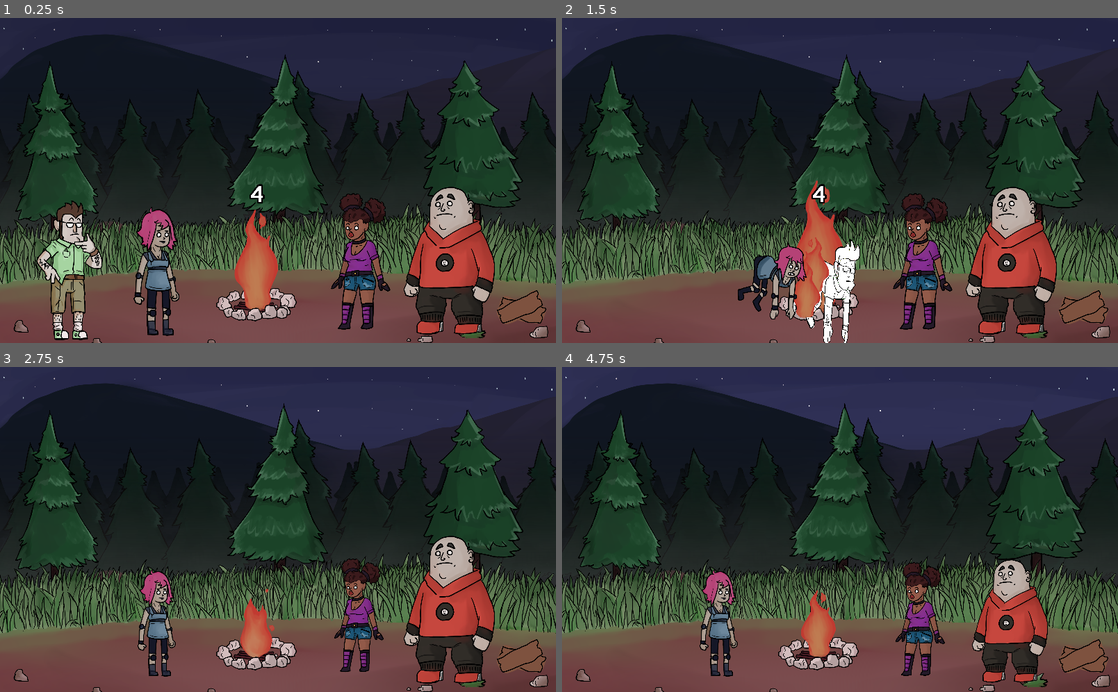
Above: before the commit, frames 1-4 (two rows, left to right).
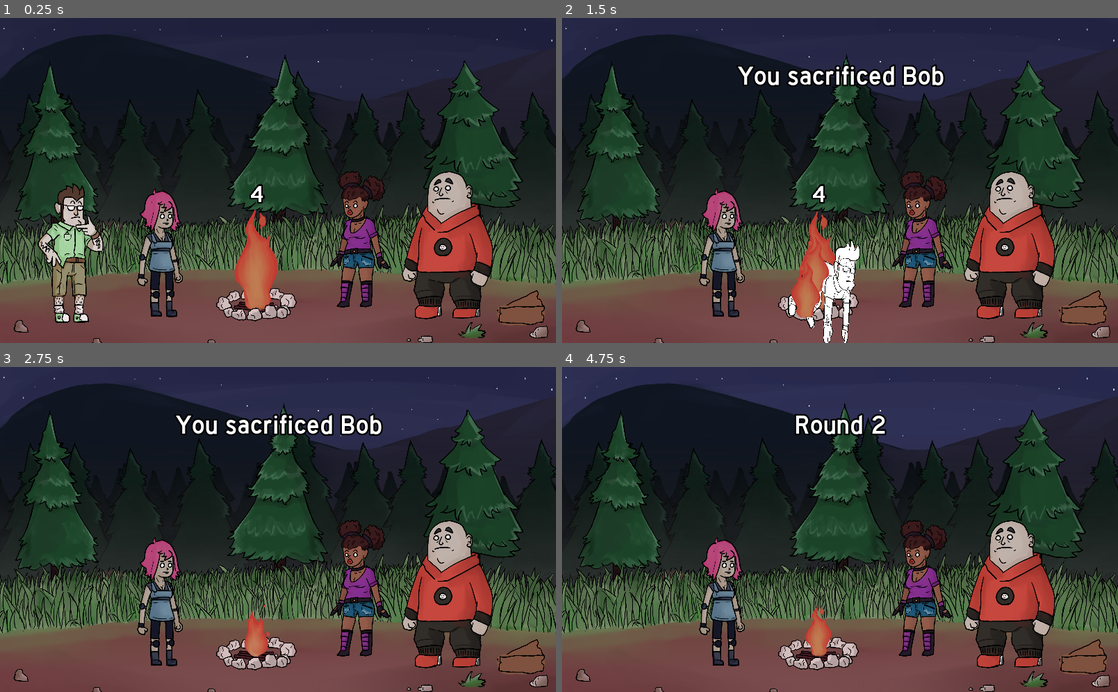
Above: after the commit, the same moments.

Repository: Hairic95/LD-46-project
Game: Godot game, scene res://Src/Scenes/GameScene.tscn
Two runs of this game, one before a commit and one after it. Both use one fixed random seed, a clock stepped at 60 frames per second and the inputs below. This scene is started directly instead of the project's main scene.
Inputs (mouse positions are in pixels of both pictures, inside the frame that each line leads up to):
- Up to frame 1 (0.25 s): no input
- Up to frame 2 (1.5 s): drag from (628, 271) to (817, 268) at 0.52 s; drag from (717, 261) to (917, 255) at 1.27 s
- Up to frame 3 (2.75 s): click (355, 604) at 2.17 s
- Up to frame 4 (4.75 s): drag from (1012, 607) to (717, 614) at 2.77 s; move the mouse to (1006, 578) at 3.52 s; click (1006, 578) at 3.67 s; drag from (673, 480) to (717, 614) at 4.27 s

The runs differ from the first frame. In frame 1, 12% of the frame differs, in the area x 6-99%, y 47-100%; in frame 2, 12%, in the area x 24-99%, y 14-100%; in frame 3, 11%; in frame 4, 11%.

Commit message:
rounds

Diff:
--- a/Src/Autoloads/GLOBALS.gd
+++ b/Src/Autoloads/GLOBALS.gd
@@ -4,9 +4,20 @@
 
 var menu_visible = true
 var game_started = false
+var can_control = true
+var game_over = false
 
 # The node of current GameScene.tscn
 var game_scene
 
+# round notifier
+var NOTIFICATIONS
+
 signal game_over
 signal on_collect_wood(character, amount)
+signal on_dispense_wood(amount)
+signal update_fire(amount)
+signal on_sacrifice_music(is_playing)
+signal on_sacrifice(character)
+signal on_game_over
+signal on_round_end
--- a/Src/Entities/Campfire.gd
+++ b/Src/Entities/Campfire.gd
@@ -1,9 +1,13 @@
 extends Node2D
 
-var fire_hp = 4
+var fire_hp = 5
 
 func update_fire(new_hp):
 	fire_hp = new_hp
+
+	if fire_hp > 5:
+		fire_hp = 5
+
 	$FIRE.scale = Vector2(new_hp * 0.25, new_hp * 0.25)
 
 	if fire_hp > 2.0:
@@ -20,11 +24,15 @@
 		# TODO: darkness
 
 		# game over
-		GLOBALS.emit_signal("game_over")
+		GLOBALS.emit_signal("on_game_over")
 
 func _ready():
 	$FIRE/Sprite/Anim.play("Fire")
+	GLOBALS.connect("update_fire", self, "do_update_fire")
 	update_fire(4)
+
+func do_update_fire(amount):
+	update_fire(fire_hp + amount)
 
 func show_label():
 	$CanvasLayer/Label.text = str(fire_hp)
--- a/Src/Entities/Character.gd
+++ b/Src/Entities/Character.gd
@@ -20,6 +20,10 @@
 signal is_put_on_fire(self_instance)
 signal is_sent_on_forest(self_instance)
 
+var MUMBLE_LOWER_CAP = 5.0
+var MUBMLE_UPPER_CAP = 20.0
+var next_mumble_timeout = rand_range(MUMBLE_LOWER_CAP, MUBMLE_UPPER_CAP)
+
 func _ready():
 	$Sprite.material = $Sprite.material.duplicate(true)
 	$Scream.connect("finished", self, "on_scream_finished")
@@ -30,6 +34,13 @@
 		$Sprite.texture = load(str("res://Textures/char_dragged_", character_name.to_lower(), ".png"))
 	else:
 		$Sprite.texture = load(str("res://Textures/char_idle_", character_name.to_lower(), ".png"))
+
+func _process(delta):
+	next_mumble_timeout -= delta
+
+	if next_mumble_timeout <= 0.0:
+		play_mumble()
+		next_mumble_timeout = rand_range(MUMBLE_LOWER_CAP, MUBMLE_UPPER_CAP)
 
 func _physics_process(delta):
 	if can_be_dragged:
@@ -44,6 +55,8 @@
 		get_parent().queue_free()
 
 func _input(ev):
+	if !GLOBALS.can_control: return
+
 	if ev is InputEventMouseButton:
 		if can_be_dragged:
 			if is_mouse_over and ev.button_index == BUTTON_LEFT:
@@ -71,12 +84,16 @@
 
 func _on_CheckArea_area_entered(area):
 	if area.is_in_group("Campfire"):
+		$SacrificeMusic.play()
+		GLOBALS.emit_signal("on_sacrifice_music", true)
 		is_on_fire = true
 	if area.is_in_group("Forest"):
 		is_on_forest = true
 
 func _on_CheckArea_area_exited(area):
 	if area.is_in_group("Campfire"):
+		$SacrificeMusic.stop()
+		GLOBALS.emit_signal("on_sacrifice_music", false)
 		is_on_fire = false
 	if area.is_in_group("Forest"):
 		is_on_forest = false
@@ -96,13 +113,24 @@
 	if is_female:
 		$Scream.stream = load("res://SoundEffects/Screams/female_" + str(sound_index) + "-scream_" + str(randi()%4+1) + ".wav")
 	else:
-		var sample_count = 1
 		if sound_index == 1:
 			$Scream.stream = load("res://SoundEffects/Screams/male_" + str(sound_index) + "-scream_" + str(randi()%4+1) + ".wav")
 		else:
 			$Scream.stream = load("res://SoundEffects/Screams/male_2-scream_1.wav")
+	$Sizzle.stream = load("res://SoundEffects/Sizzle/sizzle-0" + str(randi()%3+1) + ".ogg")
+	$Sizzle.play()
 	$Scream.play()
 	$AnimationPlayer.play("sacrifice")
 
 func on_scream_finished():
 	death_sound_played = true
+
+func play_mumble():
+	if is_female:
+		$Mumble.stream = load("res://SoundEffects/Mumbles/female_" + str(sound_index) + "-mumble_" + str(randi()%4+1) + ".wav")
+	else:
+		if sound_index == 1:
+			$Mumble.stream = load("res://SoundEffects/Mumbles/male_" + str(sound_index) + "-mumble_" + str(randi()%4+1) + ".wav")
+		else:
+			$Mumble.stream = load("res://SoundEffects/Mumbles/male_" + str(sound_index) + "-mumble_" + str(randi()%6+1) + ".wav")
+	$Mumble.play()
--- a/Src/Entities/Character.tscn
+++ b/Src/Entities/Character.tscn
@@ -1,8 +1,9 @@
-[gd_scene load_steps=11 format=2]
+[gd_scene load_steps=12 format=2]
 
 [ext_resource path="res://Textures/char_idle_bob.png" type="Texture" id=1]
 [ext_resource path="res://Src/Entities/Character.gd" type="Script" id=2]
 [ext_resource path="res://Src/Scenes/FIRE.tscn" type="PackedScene" id=3]
+[ext_resource path="res://Music/sacrifice_drum_loop.ogg" type="AudioStream" id=4]
 
 [sub_resource type="Shader" id=1]
 code = "shader_type canvas_item;
@@ -182,6 +183,8 @@
 
 [node name="Scream" type="AudioStreamPlayer2D" parent="."]
 
+[node name="Sizzle" type="AudioStreamPlayer" parent="."]
+
 [node name="FIRE" type="Node2D" parent="."]
 visible = false
 script = SubResource( 7 )
@@ -191,6 +194,11 @@
 
 [node name="Sprite2" parent="FIRE" instance=ExtResource( 3 )]
 position = Vector2( 26.888, 337.026 )
+
+[node name="SacrificeMusic" type="AudioStreamPlayer" parent="."]
+stream = ExtResource( 4 )
+
+[node name="Mumble" type="AudioStreamPlayer" parent="."]
 [connection signal="mouse_entered" from="MouseArea" to="." method="_on_MouseArea_mouse_entered"]
 [connection signal="mouse_exited" from="MouseArea" to="." method="_on_MouseArea_mouse_exited"]
 [connection signal="area_entered" from="CheckArea" to="." method="_on_CheckArea_area_entered"]
--- a/Src/Scenes/GameScene.gd
+++ b/Src/Scenes/GameScene.gd
@@ -2,6 +2,8 @@
 
 var current_drag_character
 var character_count = 4
+var round_counter = 1
+var round_start_timeout = 0.0
 
 # Called when the node enters the scene tree for the first time.
 func _ready():
@@ -10,6 +12,20 @@
 		c.get_child(0).connect("is_put_on_fire", self, "on_character_on_fire")
 		c.get_child(0).connect("is_sent_on_forest", self, "on_character_on_forest")
 	BlackScreen.connect("before_background_invisible", self, "on_before_background_invisible")
+	GLOBALS.connect("on_sacrifice_music", self, "is_sacrifice_music_playing")
+	GLOBALS.connect("on_round_end", self, "on_round_end")
+
+func _process(delta):
+	if round_start_timeout > 0.0:
+		round_start_timeout -= delta
+	else:
+		GLOBALS.can_control = true
+
+func is_sacrifice_music_playing(is_playing):
+	if is_playing:
+		$Music.stop()
+	else:
+		$Music.play()
 
 func set_all_character_draggable(excluded_char, is_being_dragged):
 	for c in $Characters.get_children():
@@ -21,12 +37,15 @@
 	print(character.character_name + " on fire")
 	current_drag_character = character
 	current_drag_character.sacrifice()
+	GLOBALS.NOTIFICATIONS.notify("You sacrificed " + str(current_drag_character.character_name))
 	$Campfire.update_fire(4)
 	update_character_count(-1)
+	GLOBALS.emit_signal("on_sacrifice", current_drag_character)
+	GLOBALS.emit_signal("on_round_end")
 
 func on_character_on_forest(character):
 	randomize()
-	BlackScreen.fade_in_screen("WOOD" + str(randi()%11+1), [character.character_name])
+	BlackScreen.fade_in_screen("WOOD" + str(randi()%10+1), [character.character_name])
 	print(character.character_name + " on forest")
 	current_drag_character = character
 
@@ -35,6 +54,10 @@
 		print("reset after forest")
 		# TODO: add logic for wood collect probability
 		GLOBALS.emit_signal("on_collect_wood", current_drag_character, 1)
+
+		var text = TEXT.get_text_entity("COLLECT" + str(randi()%3+1))[0].text
+		text = text.replace("{0}", current_drag_character.character_name)
+		GLOBALS.NOTIFICATIONS.notify(text)
 
 	reset_characters()
 
@@ -45,4 +68,13 @@
 func update_character_count(count):
 	character_count += count
 
-	# TODO: if below 1, gameover
+	GLOBALS.emit_signal("game_over")
+
+func on_round_end():
+	GLOBALS.emit_signal("update_fire", -1)
+
+	if !GLOBALS.game_over:
+		round_counter += 1
+		GLOBALS.NOTIFICATIONS.notify("Round " + str(round_counter))
+		GLOBALS.can_control = false
+		round_start_timeout = 3.0
--- a/Src/Scenes/GameScene.tscn
+++ b/Src/Scenes/GameScene.tscn
@@ -115,7 +115,7 @@
 extents = Vector2( 456, 120 )
 
 [sub_resource type="GDScript" id=7]
-script/source = "extends Area2D
+script/source = "extends Node2D
 
 var wood_amount = 2
 var add_pending = false
@@ -125,16 +125,14 @@
 		$collect_sprite.visible = false
 
 		if add_pending:
-			for i in range(3):
-				get_node(\"wood_\" + str(i)).visible = false
-			for i in range(clamp(wood_amount, 0, 3)):
-				get_node(\"wood_\" + str(i)).visible = true
+			update_wood_display()
 			$Label.text = str(wood_amount)
 			$AnimationPlayer.play(\"show_amount\")
 			add_pending = false
 
 func _ready():
 	GLOBALS.connect(\"on_collect_wood\", self, \"on_collect_wood\")
+	GLOBALS.connect(\"on_dispense_wood\", self, \"on_dispense_wood\")
 
 func on_collect_wood(character, amount):
 	wood_amount += amount
@@ -143,10 +141,76 @@
 	$collect_sprite.visible = true
 	$Tween.interpolate_property($collect_sprite, \"global_position\", $collect_sprite.global_position, global_position, 2.0, Tween.TRANS_LINEAR, Tween.EASE_IN)
 	$Tween.start()
+
+func on_dispense_wood(amount):
+	wood_amount -= 1
+	update_wood_display()
+
+func update_wood_display():
+	for i in range(3):
+		get_node(\"wood_\" + str(i)).visible = false
+	for i in range(clamp(wood_amount, 0, 3)):
+		get_node(\"wood_\" + str(i)).visible = true
+	if wood_amount < 1:
+		$drag_sprite.visible = false
+	else:
+		$drag_sprite.visible = true
 "
 
-[sub_resource type="RectangleShape2D" id=8]
-extents = Vector2( 52, 66 )
+[sub_resource type="GDScript" id=12]
+script/source = "extends Sprite
+
+var is_on_fire = false
+var is_mouse_over = false
+var is_being_dragged = false
+
+func _ready():
+	$Area2D.connect(\"mouse_entered\", self, \"on_mouse_entered\")
+	$Area2D.connect(\"mouse_exited\", self, \"on_mouse_exited\")
+	$Area2D.connect(\"area_entered\", self, \"on_checkarea_entered\")
+	$Area2D.connect(\"area_exited\", self, \"on_checkarea_exited\")
+
+func on_mouse_entered():
+	is_mouse_over = true
+func on_mouse_exited():
+	is_mouse_over = false
+func on_checkarea_entered(area):
+	if area.is_in_group(\"Campfire\"):
+		is_on_fire = true
+func on_checkarea_exited(area):
+	if area.is_in_group(\"Campfire\"):
+		is_on_fire = false
+
+func _physics_process(delta):
+	if is_being_dragged and global_position != get_global_mouse_position():
+		if get_tree().get_root().get_visible_rect().has_point(get_global_mouse_position()):
+			global_position = lerp(global_position, get_global_mouse_position(), 15.0 * delta)
+		else:
+			return_to_start_pos()
+			is_being_dragged = false
+
+func _input(ev):
+	if !GLOBALS.can_control: return
+	if ev is InputEventMouseButton:
+		if is_mouse_over and ev.button_index == BUTTON_LEFT:
+			if ev.pressed:
+				is_being_dragged = true
+			else:
+				is_being_dragged = false
+				if is_on_fire:
+					GLOBALS.emit_signal(\"update_fire\", 1)
+					GLOBALS.emit_signal(\"on_dispense_wood\", 1)
+					GLOBALS.NOTIFICATIONS.notify(\"You throw wood into the fire\")
+					GLOBALS.emit_signal(\"on_round_end\")
+					position = Vector2(-4.453, 15.697)
+
+func return_to_start_pos():
+	$Tween.interpolate_property(self, \"position\", get_position(), Vector2(-4.453, 15.697), 2.0, Tween.TRANS_SINE, Tween.EASE_IN)
+	$Tween.start()
+"
+
+[sub_resource type="CircleShape2D" id=11]
+radius = 153.093
 
 [sub_resource type="Animation" id=9]
 resource_name = "show_amount"
@@ -181,6 +245,36 @@
 outline_color = Color( 0, 0, 0, 1 )
 font_data = ExtResource( 14 )
 
+[sub_resource type="DynamicFont" id=13]
+size = 50
+outline_size = 3
+outline_color = Color( 0, 0, 0, 1 )
+font_data = ExtResource( 14 )
+
+[sub_resource type="GDScript" id=14]
+script/source = "extends Label
+
+var time = 0.0
+var notifications = []
+
+func _ready():
+	GLOBALS.NOTIFICATIONS = self
+
+func _process(delta):
+	if notifications.size() > 0 and time <= 0.0:
+		text = notifications.pop_front()
+		visible = true
+		time = 2.0
+	elif time <= 0.0:
+		visible = false
+
+	if time > 0.0:
+		time -= delta
+
+func notify(text):
+	notifications.push_back(text)
+"
+
 [node name="GameScene" type="Node2D"]
 script = ExtResource( 4 )
 
@@ -268,36 +362,32 @@
 [node name="Characters" type="Node2D" parent="."]
 
 [node name="Pos1" type="Position2D" parent="Characters"]
-position = Vector2( 128, 464 )
+position = Vector2( 130.105, 435.579 )
 
 [node name="Character" parent="Characters/Pos1" instance=ExtResource( 3 )]
-position = Vector2( 0, 3 )
 scale = Vector2( -0.25, 0.25 )
 
 [node name="Pos2" type="Position2D" parent="Characters"]
-position = Vector2( 288, 456 )
+position = Vector2( 294.316, 413.895 )
 
 [node name="Character" parent="Characters/Pos2" instance=ExtResource( 3 )]
-position = Vector2( 0, -8 )
 scale = Vector2( -0.25, 0.25 )
 character_name = "Roxie"
 is_female = true
 
 [node name="Pos3" type="Position2D" parent="Characters"]
-position = Vector2( 656, 456 )
+position = Vector2( 658.105, 397.053 )
 
 [node name="Character" parent="Characters/Pos3" instance=ExtResource( 3 )]
-position = Vector2( 4, -18 )
 scale = Vector2( 0.25, 0.25 )
 character_name = "Tatiana"
 is_female = true
 sound_index = 2
 
 [node name="Pos4" type="Position2D" parent="Characters"]
-position = Vector2( 824, 464 )
+position = Vector2( 822.947, 413.474 )
 
 [node name="Character" parent="Characters/Pos4" instance=ExtResource( 3 )]
-position = Vector2( 2.27808, -21.8522 )
 scale = Vector2( 0.25, 0.25 )
 character_name = "Gio"
 sound_index = 2
@@ -311,7 +401,7 @@
 position = Vector2( 488, 144 )
 shape = SubResource( 6 )
 
-[node name="WOOD" type="Area2D" parent="."]
+[node name="WOOD" type="Node2D" parent="."]
 position = Vector2( 962.529, 530.514 )
 script = SubResource( 7 )
 
@@ -331,8 +421,8 @@
 texture = ExtResource( 1 )
 
 [node name="wood_0" type="Sprite" parent="WOOD"]
-position = Vector2( -3.40045, 6.80194 )
-rotation = 0.352447
+position = Vector2( -5.40039, 14.8019 )
+rotation = 0.0487523
 scale = Vector2( 0.182713, 0.201312 )
 texture = ExtResource( 1 )
 
@@ -342,9 +432,17 @@
 scale = Vector2( 0.182713, 0.201312 )
 texture = ExtResource( 1 )
 
-[node name="CollisionShape2D" type="CollisionShape2D" parent="WOOD"]
-position = Vector2( 0, -26 )
-shape = SubResource( 8 )
+[node name="drag_sprite" type="Sprite" parent="WOOD"]
+position = Vector2( -4.45313, 15.6968 )
+rotation = 0.0689044
+scale = Vector2( 0.182713, 0.201312 )
+texture = ExtResource( 1 )
+script = SubResource( 12 )
+
+[node name="Area2D" type="Area2D" parent="WOOD/drag_sprite"]
+
+[node name="CollisionShape2D" type="CollisionShape2D" parent="WOOD/drag_sprite/Area2D"]
+shape = SubResource( 11 )
 
 [node name="Tween" type="Tween" parent="WOOD"]
 
@@ -370,3 +468,18 @@
 [node name="Ambience" type="AudioStreamPlayer" parent="."]
 stream = ExtResource( 16 )
 autoplay = true
+
+[node name="EVENT" type="Label" parent="."]
+visible = false
+margin_left = -3.0
+margin_top = 79.0
+margin_right = 1029.0
+margin_bottom = 136.0
+custom_fonts/font = SubResource( 13 )
+text = "EVENT"
+align = 1
+valign = 1
+script = SubResource( 14 )
+__meta__ = {
+"_edit_use_anchors_": false
+}
--- a/Src/UIComponents/BlackScreen.tscn
+++ b/Src/UIComponents/BlackScreen.tscn
@@ -196,9 +196,9 @@
 anchor_right = 0.5
 anchor_bottom = 0.5
 margin_left = -430.0
-margin_top = -175.0
+margin_top = -223.0
 margin_right = 430.0
-margin_bottom = 175.0
+margin_bottom = 276.0
 mouse_filter = 2
 custom_fonts/normal_font = SubResource( 1 )
 custom_colors/default_color = Color( 1, 1, 1, 1 )
Not shown: 1 places in Src/Scenes/GameScene.tscn that only renumber resources
